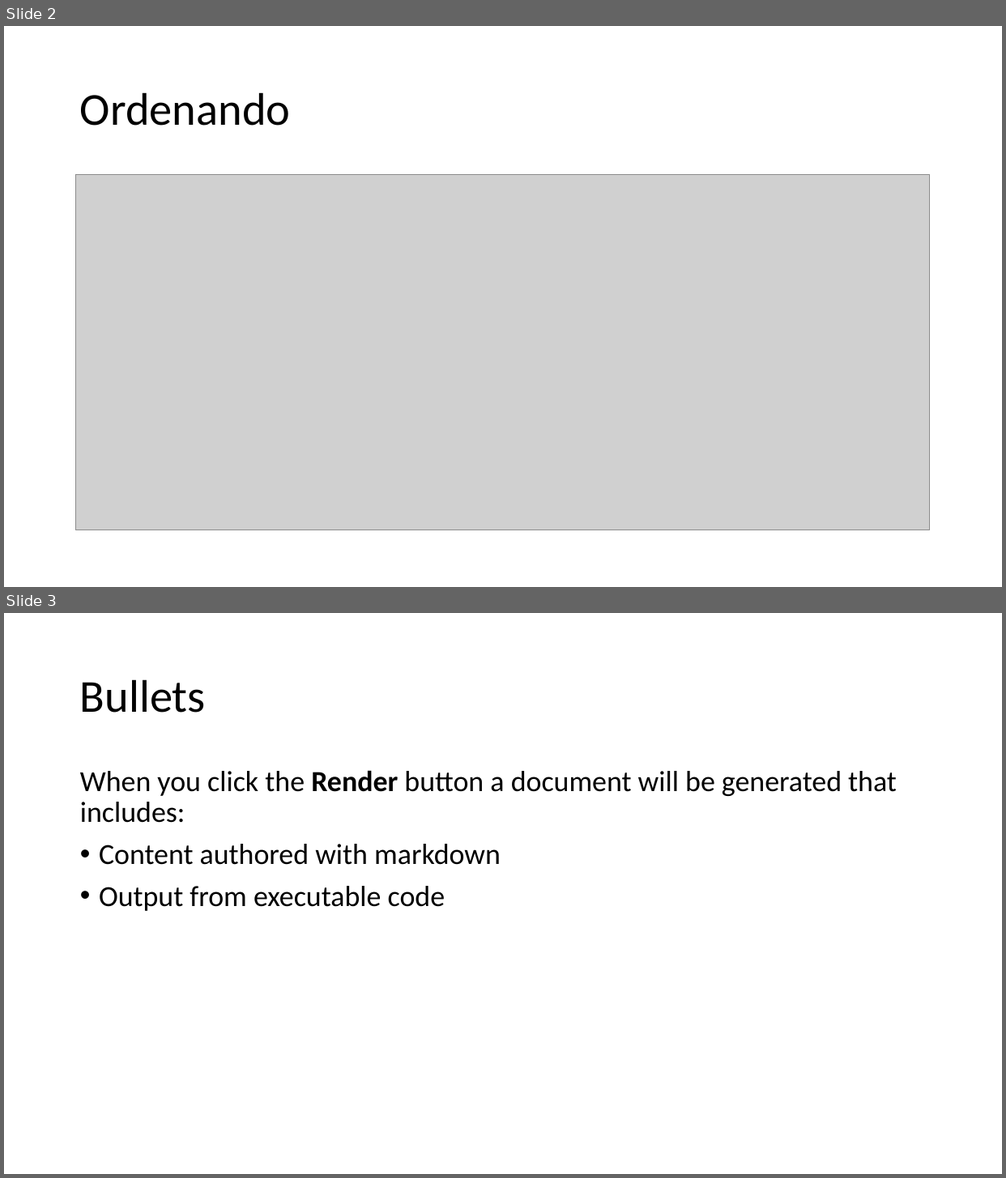
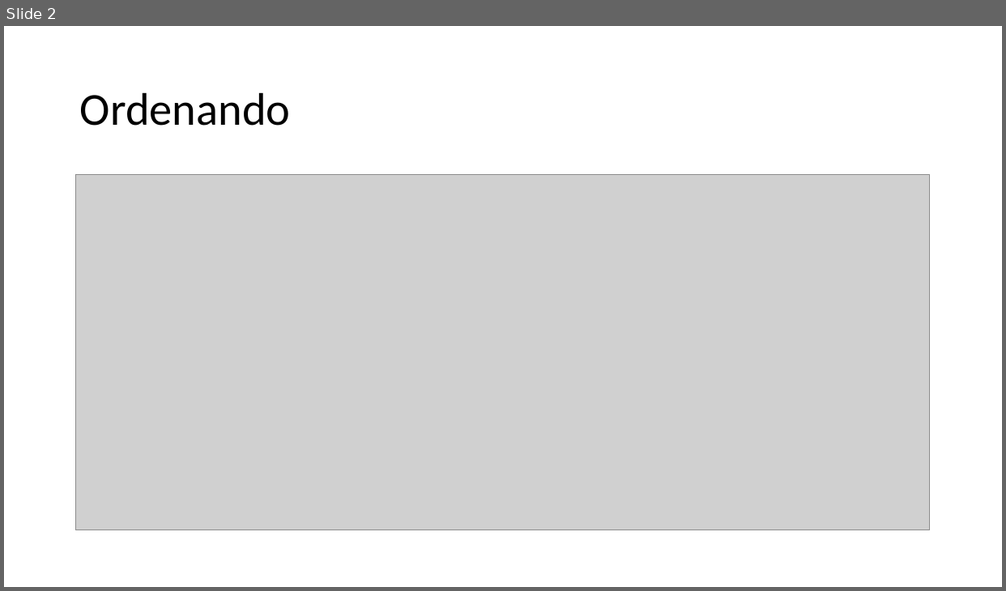
Before and after one commit to wparedesgt/RBasico, a slide deck: presentaciones/S03-New/18_Ordenando.pptx. Shown one above the other, each under a label of ours: slides 2 and 3 before the commit, slide 2 after it. The pictures are 1006x1178 and 1006x591 pixels, drawn with LibreOffice and Linux fonts; fonts in the diff are those of the drawing; grey boxes stand for pictures; background and template pictures are left out. Boxes give left, top, right and bottom in pixels: in the first picture for what was removed or moved away, otherwise in the second. Text is boxed around its words. In the diff, an @@ line names an element or a change of style, - is before the commit and + after.

```diff
--- a/presentaciones/S03-New/18_Ordenando.pptx
+++ b/presentaciones/S03-New/18_Ordenando.pptx
@@ slide 3 removed at [4,613,1002,1174], background picture (left out) @@
@@ title removed at [80,679,206,713] @@
-Bullets
@@ text removed at [80,770,897,911] @@
-When you click the Render button a document will be generated that includes:
-• Content authored with markdown
-• Output from executable code
```
Also in this commit, not shown: 10 slides added, 1 other slide removed, 11 other files.
